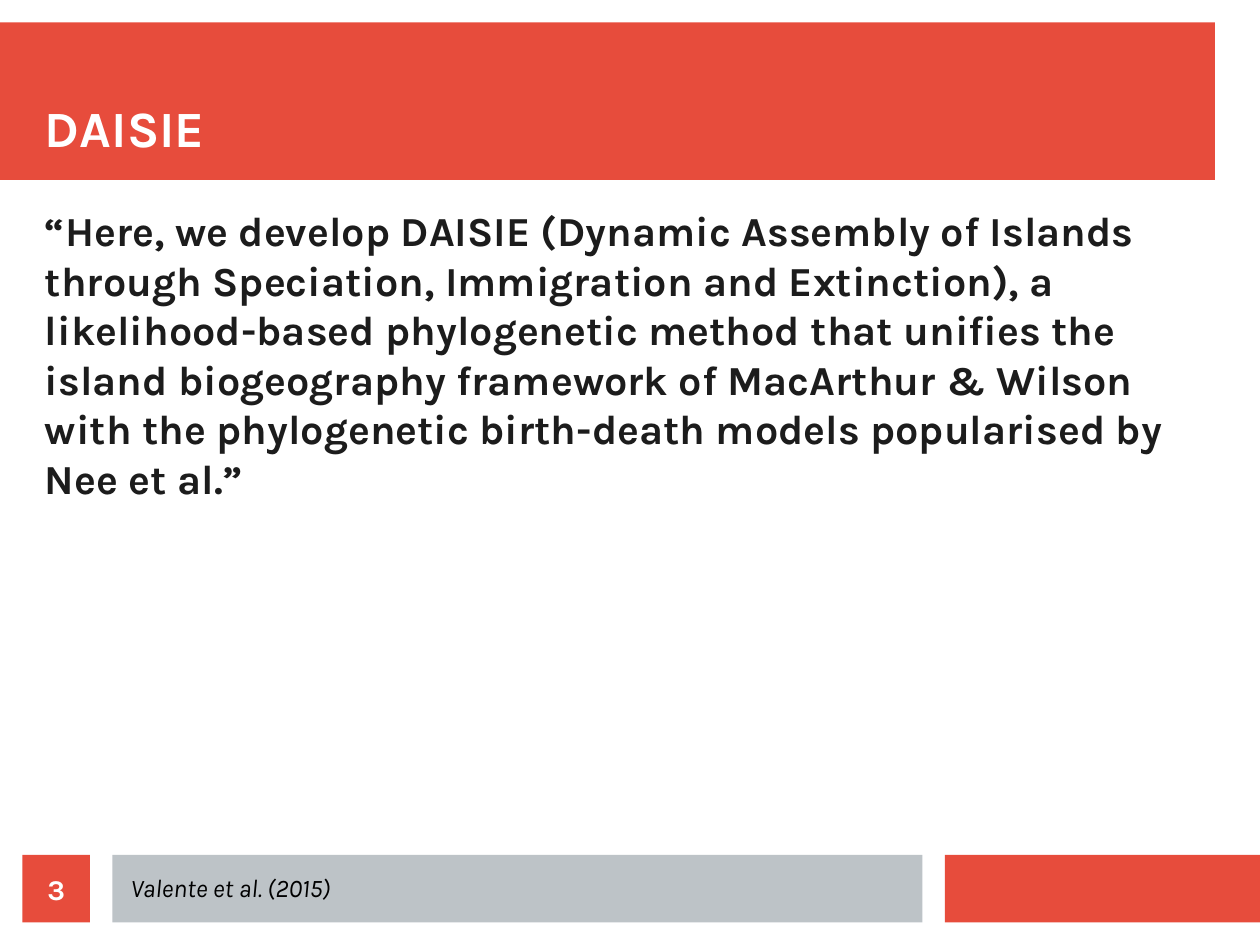
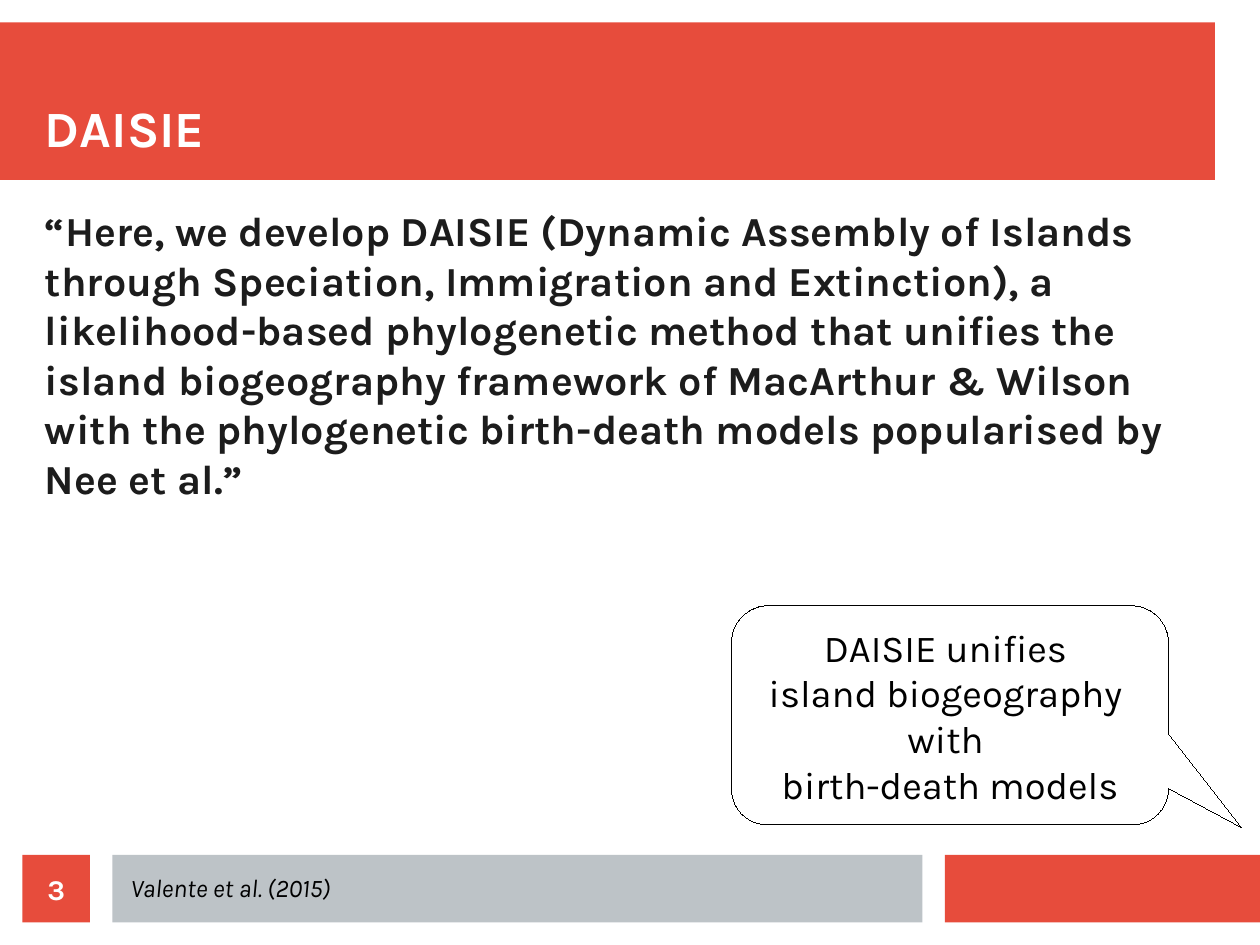
Before and after one commit to richelbilderbeek/Science, a slide deck: slide 3 of Bilderbeek20180622/Bilderbeek20180622.odp. Drawn at 1260x945 pixels with LibreOffice and Linux fonts; fonts in the diff are those of the drawing. Boxes give left, top, right and bottom in pixels: in the first picture for what was removed or moved away, otherwise in the second. Text is boxed around its words. In the diff, an @@ line names an element or a change of style, - is before the commit and + after.

```diff
--- a/Bilderbeek20180622/Bilderbeek20180622.odp
+++ b/Bilderbeek20180622/Bilderbeek20180622.odp
@@ rounded speech box added at (x1=732, y1=606, x2=1169, y2=826), fill #FFFFFF, outline #000000 0 pt, 24 pt, text #000000 @@
+DAISIE unifies
+island biogeography
+with
+birth-death models
```
Also in this commit, not shown: 6 other slides changed, 13 slides added, 10 other files.
